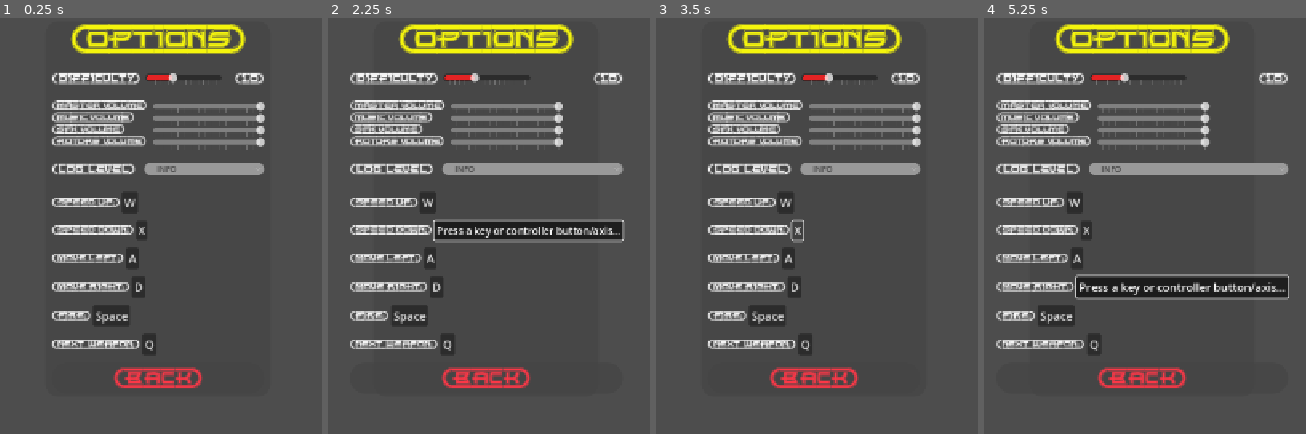
Above: before the commit, frames 1-4 (left to right).
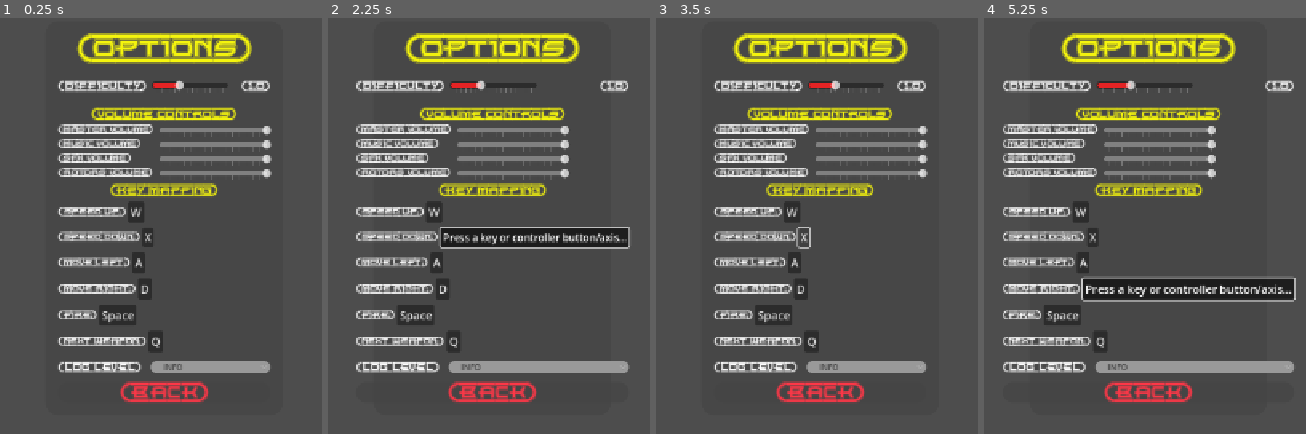
Above: after the commit, the same moments.

Repository: ikostan/SkyLockAssault
Game: Godot game, scene res://scenes/options_menu.tscn
Two runs of this game, one before a commit and one after it. Both use one fixed random seed, a clock stepped at 60 frames per second and the inputs below. This scene is started directly instead of the project's main scene. Video files are missing from this copy of the repository; at most half a second of black plays in their place. Sound files missing from this copy of the repository are replaced by a short silence.
Inputs:
- Up to frame 1 (0.25 s): no input
- Up to frame 2 (2.25 s): click "W" at 0.5 s; click "Press a key or controller but…" at 1.25 s; click "X" at 2 s
- Up to frame 3 (3.5 s): click "Press a key or controller but…" at 2.75 s
- Up to frame 4 (5.25 s): click "A" at 3.5 s; click "Press a key or controller but…" at 4.25 s; click "D" at 5 s

The runs differ from the first frame. In frame 1, 22% of the frame differs, in the area x 15-85%, y 1-93%; in frame 2, 27%, in the area x 6-94%, y 1-93%; in frame 3, 22%; in frame 4, 27%.

Commit message:
Playwright Test Failure fix
Playwright E2E test timed out on page.wait_for_function("() => window.godotInitialized") because Godot 4.5 HTML5 export stuck at 100% load screen. Root cause: SharedArrayBuffer (SAB) error in browser console due to missing Cross-Origin-Opener-Policy (COOP) "same-origin" and Cross-Origin-Embedder-Policy (COEP) "require-corp" HTTP headers on local server, blocking WASM multi-threading (Thread Support enabled in export preset). This prevented Godot engine initialization in non-isolated cross-origin context, leading to no godotInitialized flag set. Issue occurred in both local Win10 and CI (Ubuntu) runs, with empty logs/artifacts confirming stalled load pre-runtime.

Diff:
--- a/scenes/options_menu.tscn
+++ b/scenes/options_menu.tscn
@@ -97,8 +97,8 @@
 anchor_bottom = 0.5
 offset_left = -180.0
 offset_top = -300.0
-offset_right = 180.0
-offset_bottom = 300.0
+offset_right = 200.0
+offset_bottom = 330.0
 grow_horizontal = 2
 grow_vertical = 2
 size_flags_horizontal = 4
@@ -117,7 +117,7 @@
 offset_bottom = 295.0
 grow_horizontal = 2
 grow_vertical = 2
-theme_override_constants/separation = 12
+theme_override_constants/separation = 10
 
 [node name="Label" type="Label" parent="Panel/OptionsVBoxContainer"]
 layout_mode = 2
@@ -164,6 +164,15 @@
 
 [node name="VolumeControls" type="VBoxContainer" parent="Panel/OptionsVBoxContainer"]
 layout_mode = 2
+theme_override_constants/separation = 8
+
+[node name="Label" type="Label" parent="Panel/OptionsVBoxContainer/VolumeControls"]
+layout_mode = 2
+theme_override_colors/font_color = Color(0.9607843, 0.9607843, 0.050980393, 1)
+theme_override_fonts/font = ExtResource("1_liyum")
+theme_override_font_sizes/font_size = 21
+text = "{VOLUME=CONTROLS}"
+horizontal_alignment = 1
 
 [node name="MasterVolumeControl" type="HBoxContainer" parent="Panel/OptionsVBoxContainer/VolumeControls"]
 layout_mode = 2
@@ -231,6 +240,108 @@
 
 [node name="SFXRotorsVolumeControl" parent="Panel/OptionsVBoxContainer/VolumeControls/SFXRotorsVolumeControl" instance=ExtResource("7_7txom")]
 layout_mode = 2
+
+[node name="KeyMapVBoxContainer" type="VBoxContainer" parent="Panel/OptionsVBoxContainer"]
+layout_mode = 2
+theme_override_constants/separation = 8
+
+[node name="KeyMappingLabel" type="Label" parent="Panel/OptionsVBoxContainer/KeyMapVBoxContainer"]
+layout_mode = 2
+theme_override_colors/font_color = Color(0.9607843, 0.9607843, 0.050980393, 1)
+theme_override_fonts/font = ExtResource("1_liyum")
+theme_override_font_sizes/font_size = 21
+text = "{KEY=MAPPING}"
+horizontal_alignment = 1
+
+[node name="KeyMappingSpeedUp" type="HBoxContainer" parent="Panel/OptionsVBoxContainer/KeyMapVBoxContainer"]
+layout_mode = 2
+tooltip_text = "Key mapping for forward button"
+
+[node name="Label" type="Label" parent="Panel/OptionsVBoxContainer/KeyMapVBoxContainer/KeyMappingSpeedUp"]
+layout_mode = 2
+theme_override_fonts/font = ExtResource("1_liyum")
+text = "{SPEED=UP:}"
+
+[node name="SpeedUpInputRemapButton" type="Button" parent="Panel/OptionsVBoxContainer/KeyMapVBoxContainer/KeyMappingSpeedUp"]
+layout_direction = 3
+layout_mode = 2
+theme_override_font_sizes/font_size = 18
+script = ExtResource("7_k61yy")
+action = "speed_up"
+
+[node name="KeyMappingSpeedDown" type="HBoxContainer" parent="Panel/OptionsVBoxContainer/KeyMapVBoxContainer"]
+layout_mode = 2
+tooltip_text = "Key mapping for backward button"
+
+[node name="Label" type="Label" parent="Panel/OptionsVBoxContainer/KeyMapVBoxContainer/KeyMappingSpeedDown"]
+layout_mode = 2
+theme_override_fonts/font = ExtResource("1_liyum")
+text = "{SPEED=DOWN:}"
+
+[node name="SpeedDownInputRemapButton" type="Button" parent="Panel/OptionsVBoxContainer/KeyMapVBoxContainer/KeyMappingSpeedDown"]
+layout_mode = 2
+script = ExtResource("7_k61yy")
+action = "speed_down"
+
+[node name="KeyMappingLeft" type="HBoxContainer" parent="Panel/OptionsVBoxContainer/KeyMapVBoxContainer"]
+layout_mode = 2
+tooltip_text = "Key mapping for move left button"
+
+[node name="Label" type="Label" parent="Panel/OptionsVBoxContainer/KeyMapVBoxContainer/KeyMappingLeft"]
+layout_mode = 2
+theme_override_fonts/font = ExtResource("1_liyum")
+text = "{MOVE=LEFT:}"
+
+[node name="LeftInputRemapButton" type="Button" parent="Panel/OptionsVBoxContainer/KeyMapVBoxContainer/KeyMappingLeft"]
+layout_mode = 2
+theme_override_font_sizes/font_size = 18
+script = ExtResource("7_k61yy")
+action = "move_left"
+
+[node name="KeyMappingRight" type="HBoxContainer" parent="Panel/OptionsVBoxContainer/KeyMapVBoxContainer"]
+layout_mode = 2
+tooltip_text = "Key mapping for move right button"
+
+[node name="Label" type="Label" parent="Panel/OptionsVBoxContainer/KeyMapVBoxContainer/KeyMappingRight"]
+layout_mode = 2
+theme_override_fonts/font = ExtResource("1_liyum")
+text = "{MOVE=RIGHT:}"
+
+[node name="RightInputRemapButton" type="Button" parent="Panel/OptionsVBoxContainer/KeyMapVBoxContainer/KeyMappingRight"]
+layout_mode = 2
+theme_override_font_sizes/font_size = 18
+script = ExtResource("7_k61yy")
+action = "move_right"
+
+[node name="KeyMappingFire" type="HBoxContainer" parent="Panel/OptionsVBoxContainer/KeyMapVBoxContainer"]
+layout_mode = 2
+tooltip_text = "Key mapping for fire button"
+
+[node name="Label" type="Label" parent="Panel/OptionsVBoxContainer/KeyMapVBoxContainer/KeyMappingFire"]
+layout_mode = 2
+theme_override_fonts/font = ExtResource("1_liyum")
+text = "{FIRE:}"
+
+[node name="FireInputRemapButton" type="Button" parent="Panel/OptionsVBoxContainer/KeyMapVBoxContainer/KeyMappingFire"]
+layout_mode = 2
+theme_override_font_sizes/font_size = 18
+script = ExtResource("7_k61yy")
+action = "fire"
+
+[node name="KeyMappingNextWeapon" type="HBoxContainer" parent="Panel/OptionsVBoxContainer/KeyMapVBoxContainer"]
+layout_mode = 2
+tooltip_text = "Key mapping for next weapon button"
+
+[node name="Label" type="Label" parent="Panel/OptionsVBoxContainer/KeyMapVBoxContainer/KeyMappingNextWeapon"]
+layout_mode = 2
+theme_override_fonts/font = ExtResource("1_liyum")
+text = "{NEXT=WEAPON:}"
+
+[node name="NextWeaponInputRemapButton" type="Button" parent="Panel/OptionsVBoxContainer/KeyMapVBoxContainer/KeyMappingNextWeapon"]
+layout_mode = 2
+theme_override_font_sizes/font_size = 18
+script = ExtResource("7_k61yy")
+action = "next_weapon"
 
 [node name="LogLevelContainer" type="HBoxContainer" parent="Panel/OptionsVBoxContainer"]
 layout_mode = 2
@@ -264,96 +375,6 @@
 theme_override_styles/hover = SubResource("StyleBoxFlat_7txom")
 theme_override_styles/focus = SubResource("StyleBoxFlat_binsn")
 
-[node name="KeyMappingSpeedUp" type="HBoxContainer" parent="Panel/OptionsVBoxContainer"]
-layout_mode = 2
-tooltip_text = "Key mapping for forward button"
-
-[node name="Label" type="Label" parent="Panel/OptionsVBoxContainer/KeyMappingSpeedUp"]
-layout_mode = 2
-theme_override_fonts/font = ExtResource("1_liyum")
-text = "{SPEED=UP:}"
-
-[node name="SpeedUpInputRemapButton" type="Button" parent="Panel/OptionsVBoxContainer/KeyMappingSpeedUp"]
-layout_direction = 3
-layout_mode = 2
-theme_override_font_sizes/font_size = 18
-script = ExtResource("7_k61yy")
-action = "speed_up"
-
-[node name="KeyMappingSpeedDown" type="HBoxContainer" parent="Panel/OptionsVBoxContainer"]
-layout_mode = 2
-tooltip_text = "Key mapping for backward button"
-
-[node name="Label" type="Label" parent="Panel/OptionsVBoxContainer/KeyMappingSpeedDown"]
-layout_mode = 2
-theme_override_fonts/font = ExtResource("1_liyum")
-text = "{SPEED=DOWN:}"
-
-[node name="SpeedDownInputRemapButton" type="Button" parent="Panel/OptionsVBoxContainer/KeyMappingSpeedDown"]
-layout_mode = 2
-script = ExtResource("7_k61yy")
-action = "speed_down"
-
-[node name="KeyMappingLeft" type="HBoxContainer" parent="Panel/OptionsVBoxContainer"]
-layout_mode = 2
-tooltip_text = "Key mapping for move left button"
-
-[node name="Label" type="Label" parent="Panel/OptionsVBoxContainer/KeyMappingLeft"]
-layout_mode = 2
-theme_override_fonts/font = ExtResource("1_liyum")
-text = "{MOVE=LEFT:}"
-
-[node name="LeftInputRemapButton" type="Button" parent="Panel/OptionsVBoxContainer/KeyMappingLeft"]
-layout_mode = 2
-theme_override_font_sizes/font_size = 18
-script = ExtResource("7_k61yy")
-action = "move_left"
-
-[node name="KeyMappingRight" type="HBoxContainer" parent="Panel/OptionsVBoxContainer"]
-layout_mode = 2
-tooltip_text = "Key mapping for move right button"
-
-[node name="Label" type="Label" parent="Panel/OptionsVBoxContainer/KeyMappingRight"]
-layout_mode = 2
-theme_override_fonts/font = ExtResource("1_liyum")
-text = "{MOVE=RIGHT:}"
-
-[node name="RightInputRemapButton" type="Button" parent="Panel/OptionsVBoxContainer/KeyMappingRight"]
-layout_mode = 2
-theme_override_font_sizes/font_size = 18
-script = ExtResource("7_k61yy")
-action = "move_right"
-
-[node name="KeyMappingFire" type="HBoxContainer" parent="Panel/OptionsVBoxContainer"]
-layout_mode = 2
-tooltip_text = "Key mapping for fire button"
-
-[node name="Label" type="Label" parent="Panel/OptionsVBoxContainer/KeyMappingFire"]
-layout_mode = 2
-theme_override_fonts/font = ExtResource("1_liyum")
-text = "{FIRE:}"
-
-[node name="FireInputRemapButton" type="Button" parent="Panel/OptionsVBoxContainer/KeyMappingFire"]
-layout_mode = 2
-theme_override_font_sizes/font_size = 18
-script = ExtResource("7_k61yy")
-action = "fire"
-
-[node name="KeyMappingNextWeapon" type="HBoxContainer" parent="Panel/OptionsVBoxContainer"]
-layout_mode = 2
-tooltip_text = "Key mapping for next weapon button"
-
-[node name="Label" type="Label" parent="Panel/OptionsVBoxContainer/KeyMappingNextWeapon"]
-layout_mode = 2
-theme_override_fonts/font = ExtResource("1_liyum")
-text = "{NEXT=WEAPON:}"
-
-[node name="NextWeaponInputRemapButton" type="Button" parent="Panel/OptionsVBoxContainer/KeyMappingNextWeapon"]
-layout_mode = 2
-theme_override_font_sizes/font_size = 18
-script = ExtResource("7_k61yy")
-action = "next_weapon"
-
 [node name="BackButton" type="Button" parent="Panel/OptionsVBoxContainer"]
 layout_mode = 2
 size_flags_vertical = 3
Not shown, changed: .github/workflows/browser_test.yml
Not shown, changed: export/web/index.html
Not shown, changed: export/web/index.pck
Not shown, added: report.html
Not shown, changed: tests/difficulty_flow_test.py
